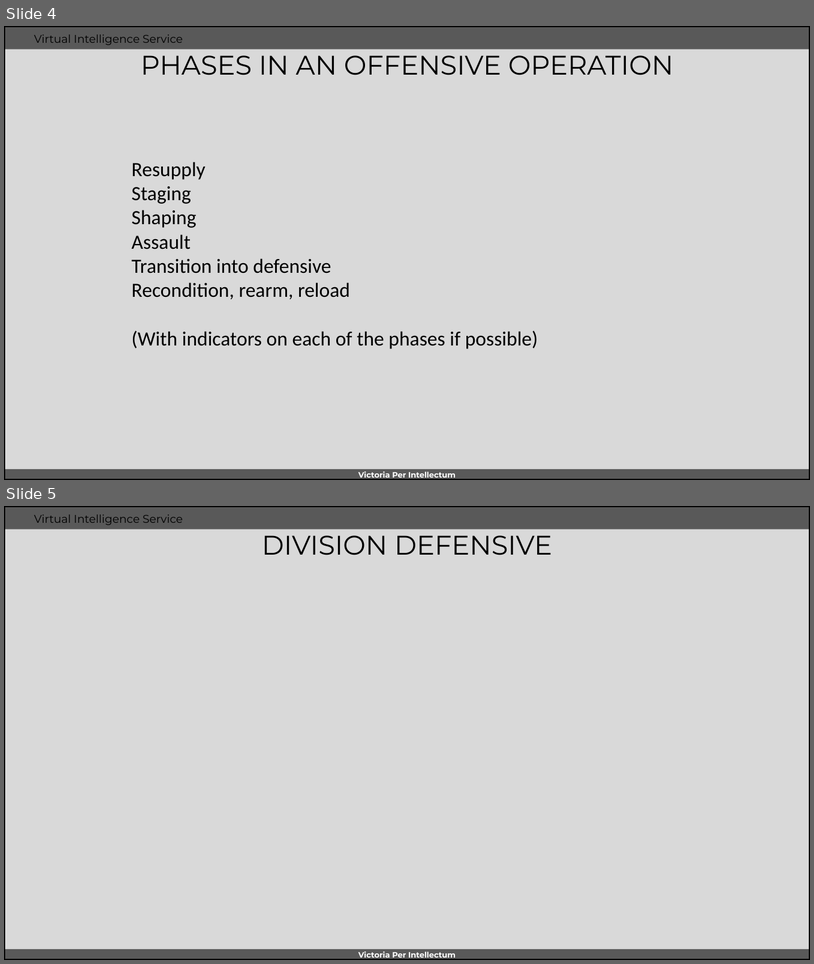
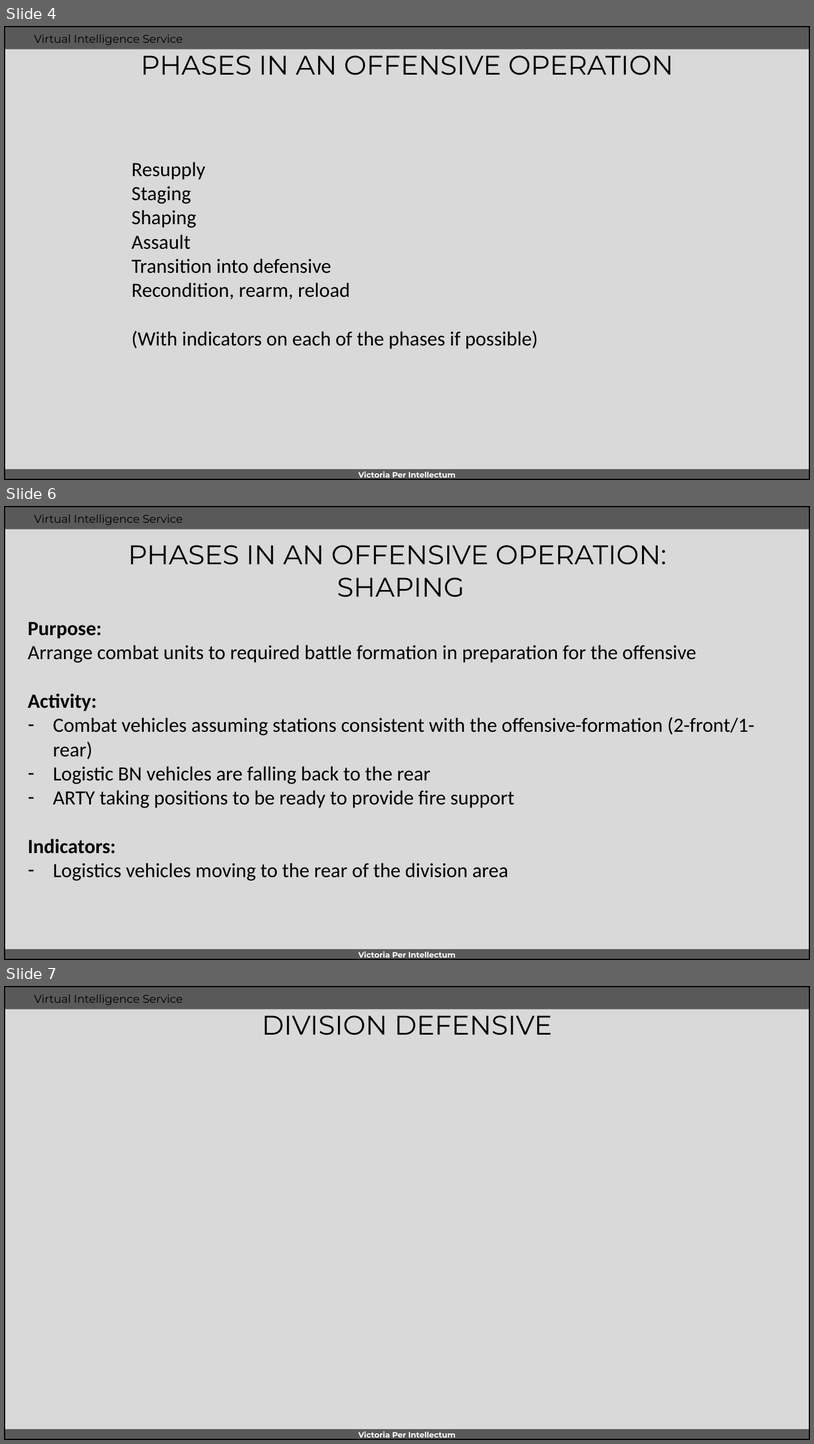
Before and after one commit to 132nd-vWing/VIS, a slide deck: OPAR/INTREP VIS OPAR-001 - Syrian ground combat tactics.pptx. Shown one above the other, each under a label of ours: slides 4 and 5 before the commit, slides 4, 6 and 7 after it; the slides between them are not shown. The pictures are 814x964 and 814x1444 pixels, drawn with LibreOffice and Linux fonts; fonts in the diff are those of the drawing; background and template pictures are left out. Boxes give left, top, right and bottom in pixels: in the first picture for what was removed or moved away, otherwise in the second. Text is boxed around its words. In the diff, an @@ line names an element or a change of style, - is before the commit and + after.

```diff
--- a/OPAR/INTREP VIS OPAR-001 - Syrian ground combat tactics.pptx
+++ b/OPAR/INTREP VIS OPAR-001 - Syrian ground combat tactics.pptx
@@ slide 6 added at [4,506,810,960], background #D9D9D9; not listed: 5 template elements that a slide beside it also shows @@
@@ title added at [128,545,667,597], 24 pt, text #000000 @@
+PHASES IN AN OFFENSIVE OPERATION:
+SHAPING
@@ text added at [28,622,755,880], 18 pt, text #000000 @@
+Purpose:
+Arrange combat units to required battle formation in preparation for the offensive
+Activity:
+– Combat vehicles assuming stations consistent with the offensive-formation (2-front/1-rear)
+– Logistic BN vehicles are falling back to the rear
+– ARTY taking positions to be ready to provide fire support
+Indicators:
+– Logistics vehicles moving to the rear of the division area
@@ what was slide 5 is now slide 7 @@
```
Also in this commit, not shown: 1 slide changed, 2 other slides added, 1 slide removed.
